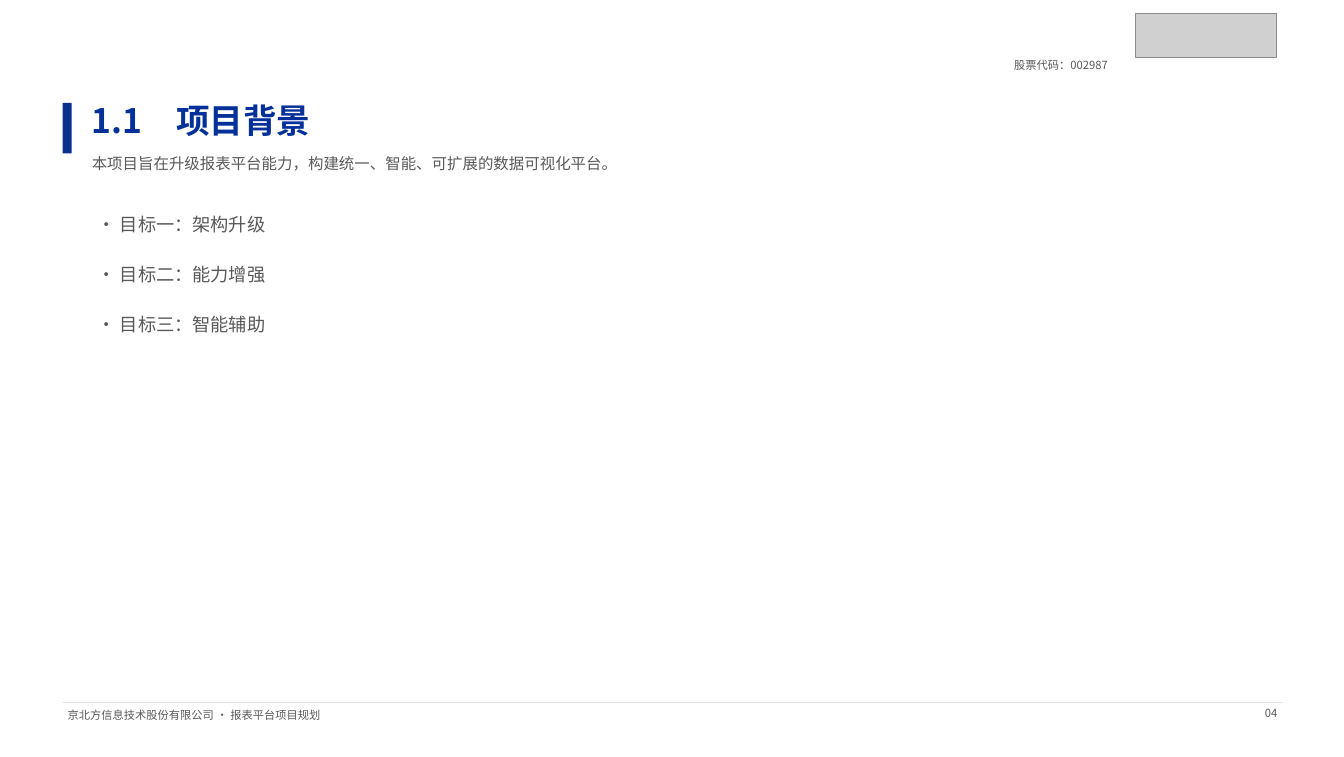
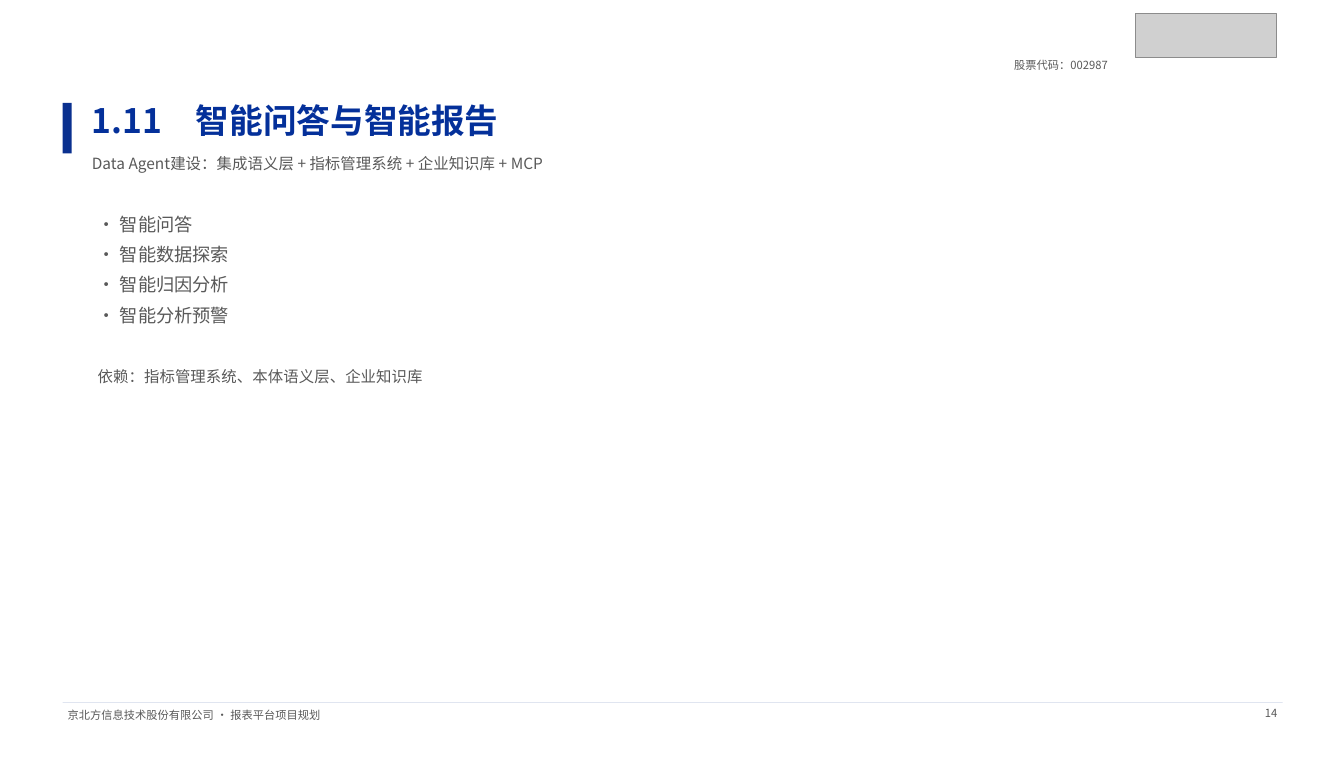
Before and after one commit to Cuiyansong/my-skills, a slide deck: slide 14 of jbf-ppt-skills/examples/sample.pptx (slide 4 before the commit). Drawn at 1344x757 pixels with LibreOffice and Linux fonts; fonts in the diff are those of the drawing; grey boxes stand for pictures. Boxes give left, top, right and bottom in pixels: in the first picture for what was removed or moved away, otherwise in the second. Text is boxed around its words. In the diff, an @@ line names an element or a change of style, - is before the commit and + after.

```diff
--- a/jbf-ppt-skills/examples/sample.pptx
+++ b/jbf-ppt-skills/examples/sample.pptx
@@ text at bbox=[92, 104, 499, 136]: text changed @@
-1.1 项目背景
+1.11 智能问答与智能报告
@@ text at bbox=[92, 156, 543, 173]: text changed @@
-本项目旨在升级报表平台能力，构建统一、智能、可扩展的数据可视化平台。
+Data Agent建设：集成语义层 + 指标管理系统 + 企业知识库 + MCP
@@ text at bbox=[120, 215, 229, 324]: text changed @@
-• 目标一：架构升级
+• 智能问答
+• 智能数据探索
+• 智能归因分析
+• 智能分析预警
@@ text removed at bbox=[120, 265, 265, 283] @@
-• 目标二：能力增强
@@ text removed at bbox=[120, 315, 265, 333] @@
-• 目标三：智能辅助
@@ text added at bbox=[98, 369, 423, 384], 11 pt, text #595959 @@
+依赖：指标管理系统、本体语义层、企业知识库
@@ text at bbox=[1265, 709, 1277, 717]: text changed @@
-04
+14
```
Also in this commit, not shown: 7 other slides changed, 9 slides added, 8 other files.
